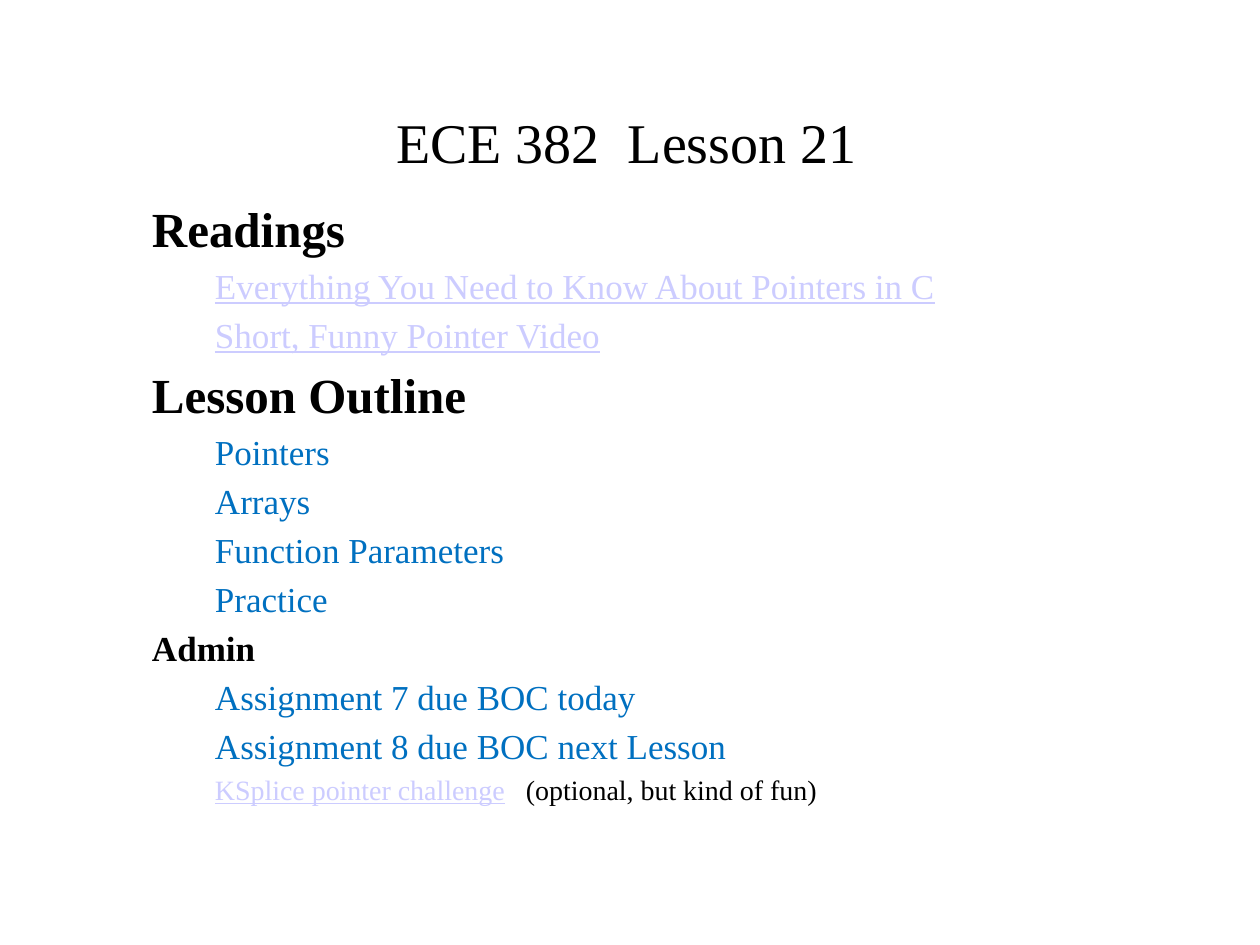
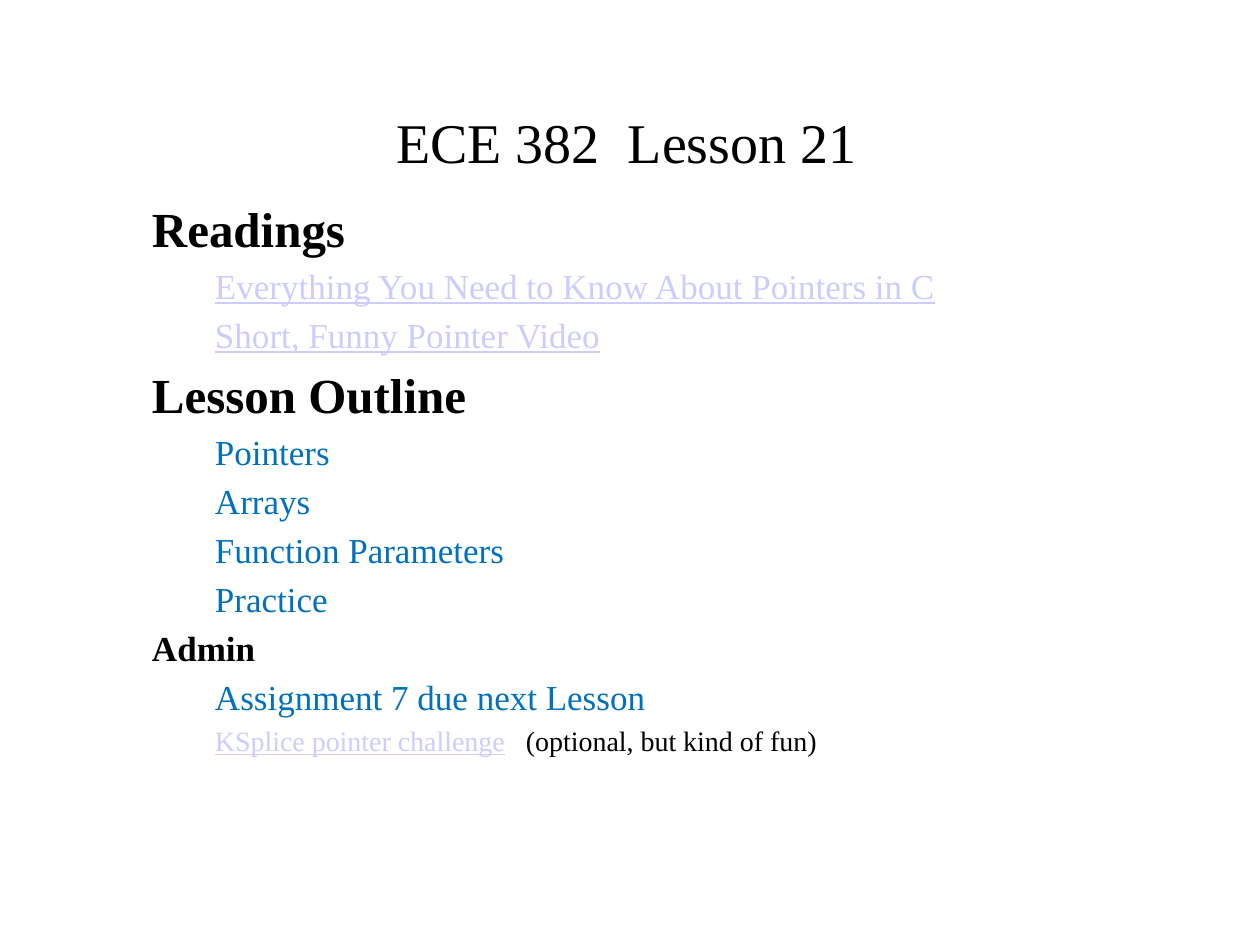
Before and after one commit to pw4rn3r/ECE382, a slide deck: slide 1 of notes/L21/Lsn21.pptx. Drawn at 1260x945 pixels with LibreOffice and Linux fonts; fonts in the diff are those of the drawing. Boxes give left, top, right and bottom in pixels: in the first picture for what was removed or moved away, otherwise in the second. Text is boxed around its words. In the diff, an @@ line names an element or a change of style, - is before the commit and + after.

```diff
--- a/notes/L21/Lsn21.pptx
+++ b/notes/L21/Lsn21.pptx
@@ subtitle at [215,685,645,718]: text changed @@
-  Assignment 7 due BOC today
-  Assignment 8 due BOC next Lesson
+  Assignment 7 due next Lesson
```
Also in this commit, not shown: 2 other slides changed, 1 slide removed.
